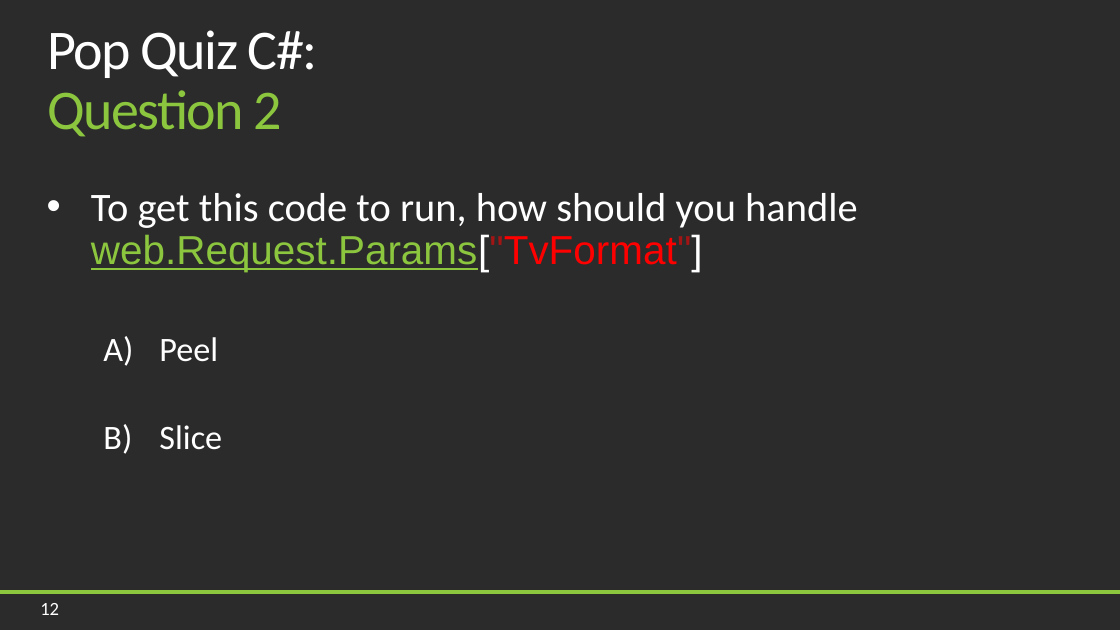
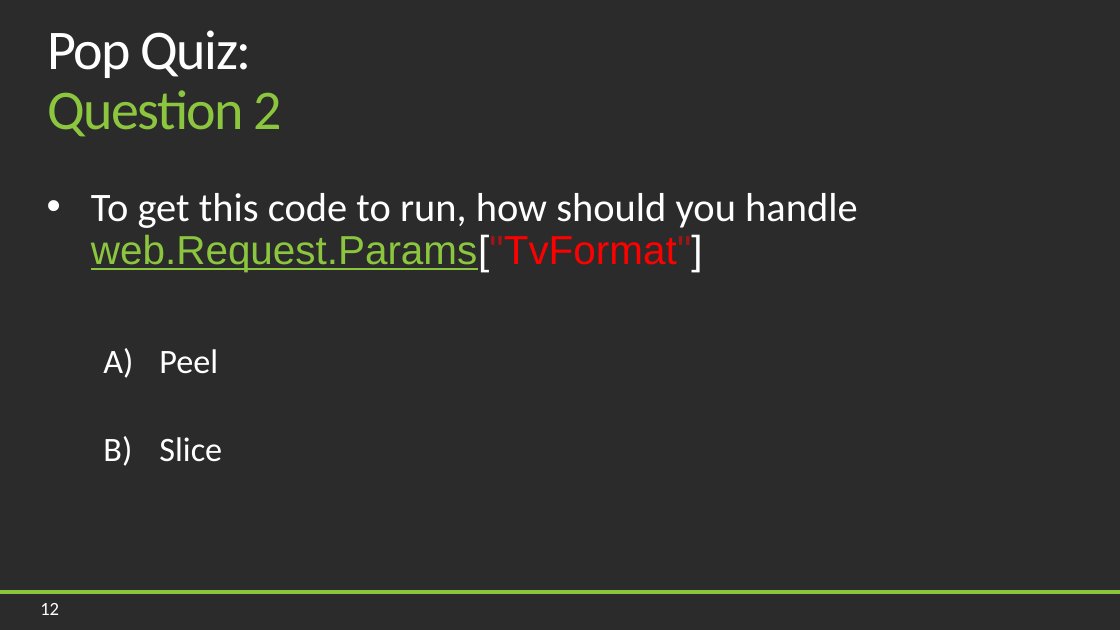
Before and after one commit to jason-kerney/PeelAndSlice, a slide deck: slide 12 of Documents/Slides.pptx. Drawn at 1120x630 pixels with LibreOffice and Linux fonts; fonts in the diff are those of the drawing; background and template pictures are left out; a plain dark background stands for a picture behind light text. Boxes give left, top, right and bottom in pixels: in the first picture for what was removed or moved away, otherwise in the second. Text is boxed around its words. In the diff, an @@ line names an element or a change of style, - is before the commit and + after.

```diff
--- a/Documents/Slides.pptx
+++ b/Documents/Slides.pptx
@@ title at (47, 30, 281, 137): text changed; text colour #FFFFFF to #8CC63F @@
-Pop Quiz C#:
-Question 2
+Pop Quiz:
+Question 2
@@ text "To get this code to ..." rewrapped from (91, 193, 857, 450) to (91, 193, 857, 462) @@
```
Also in this commit, not shown: 4 other slides changed, 1 slide added, 1 other file.
